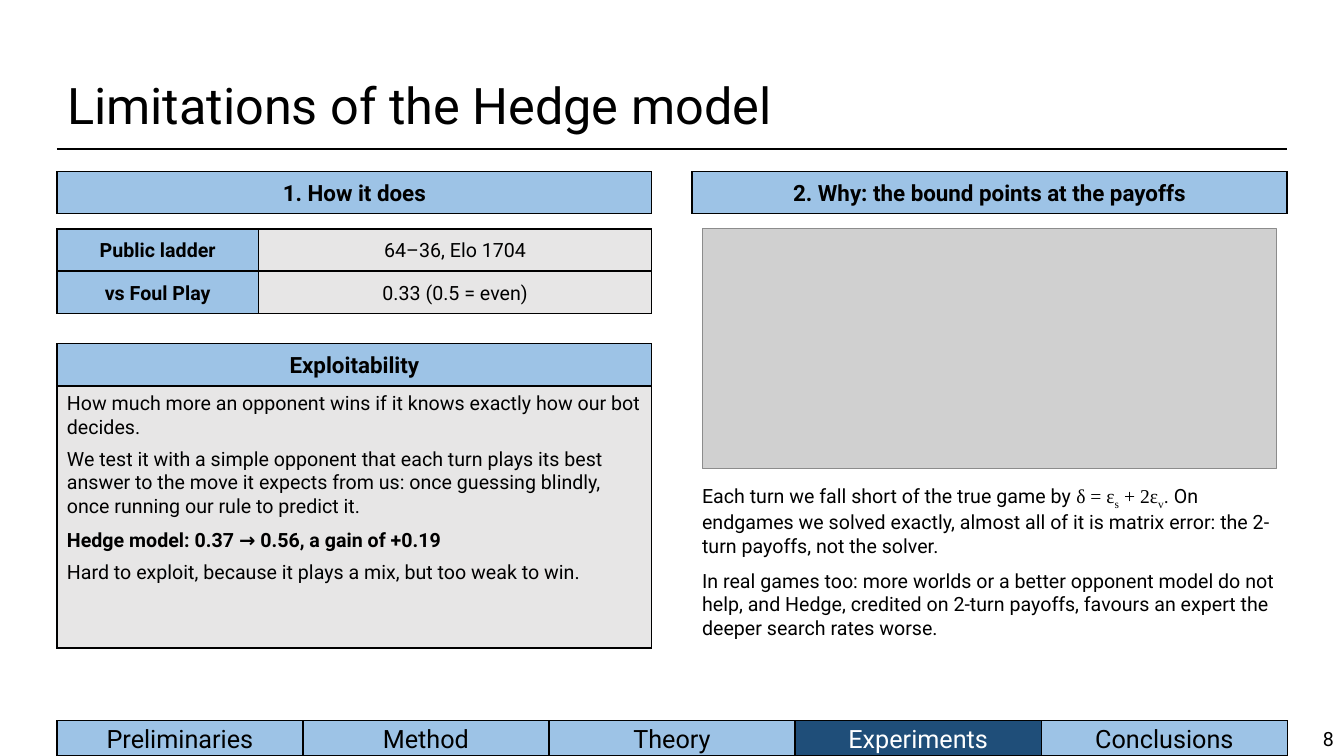
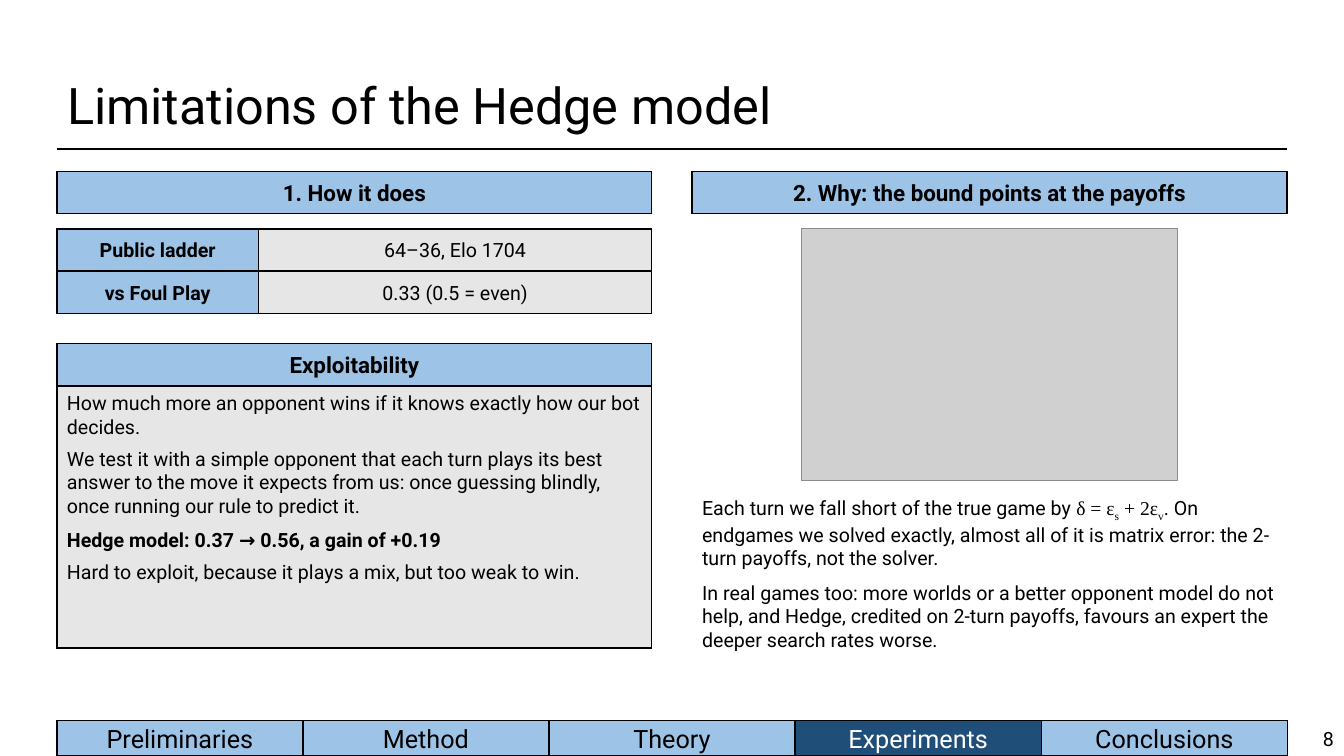
Before and after one commit to BioFanat/pokemon-equilibrium-engine, a slide deck: slide 8 of report/slides/deck.pptx. Drawn at 1344x756 pixels with LibreOffice and Linux fonts; fonts in the diff are those of the drawing; grey boxes stand for pictures. Boxes give left, top, right and bottom in pixels: in the first picture for what was removed or moved away, otherwise in the second. Text is boxed around its words. In the diff, an @@ line names an element or a change of style, - is before the commit and + after.

Commit message:
Deck: shortfall chart as two plain side-by-side bars (solver vs matrix error)

```diff
--- a/report/slides/deck.pptx
+++ b/report/slides/deck.pptx
@@ picture resized from (x1=703, y1=229, x2=1277, y2=469) to (x1=803, y1=229, x2=1178, y2=481) @@
@@ text "Each turn we fall short ..." moved from (x1=702, y1=488, x2=1273, y2=639) to (x1=702, y1=500, x2=1273, y2=651) @@
```
Also in this commit, not shown: 4 other files.
